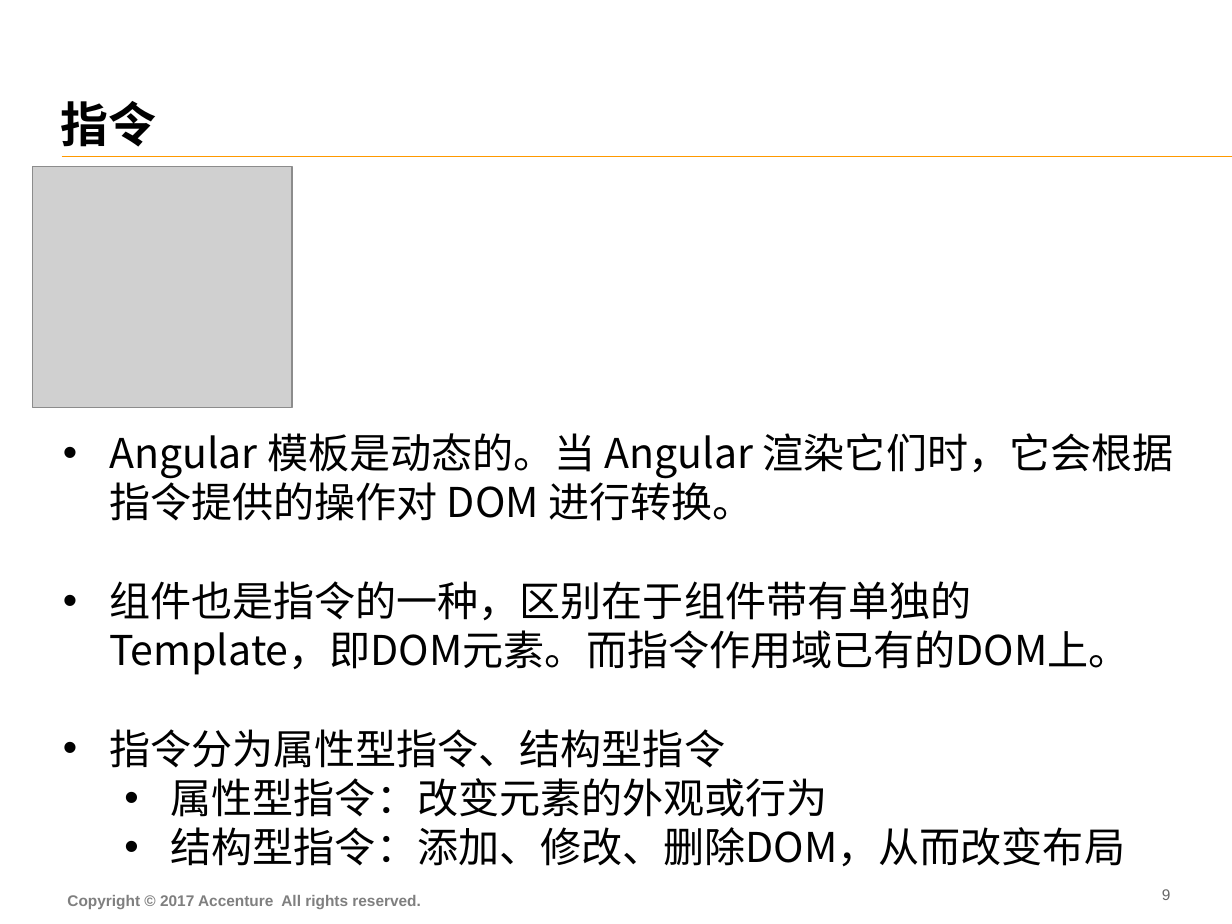
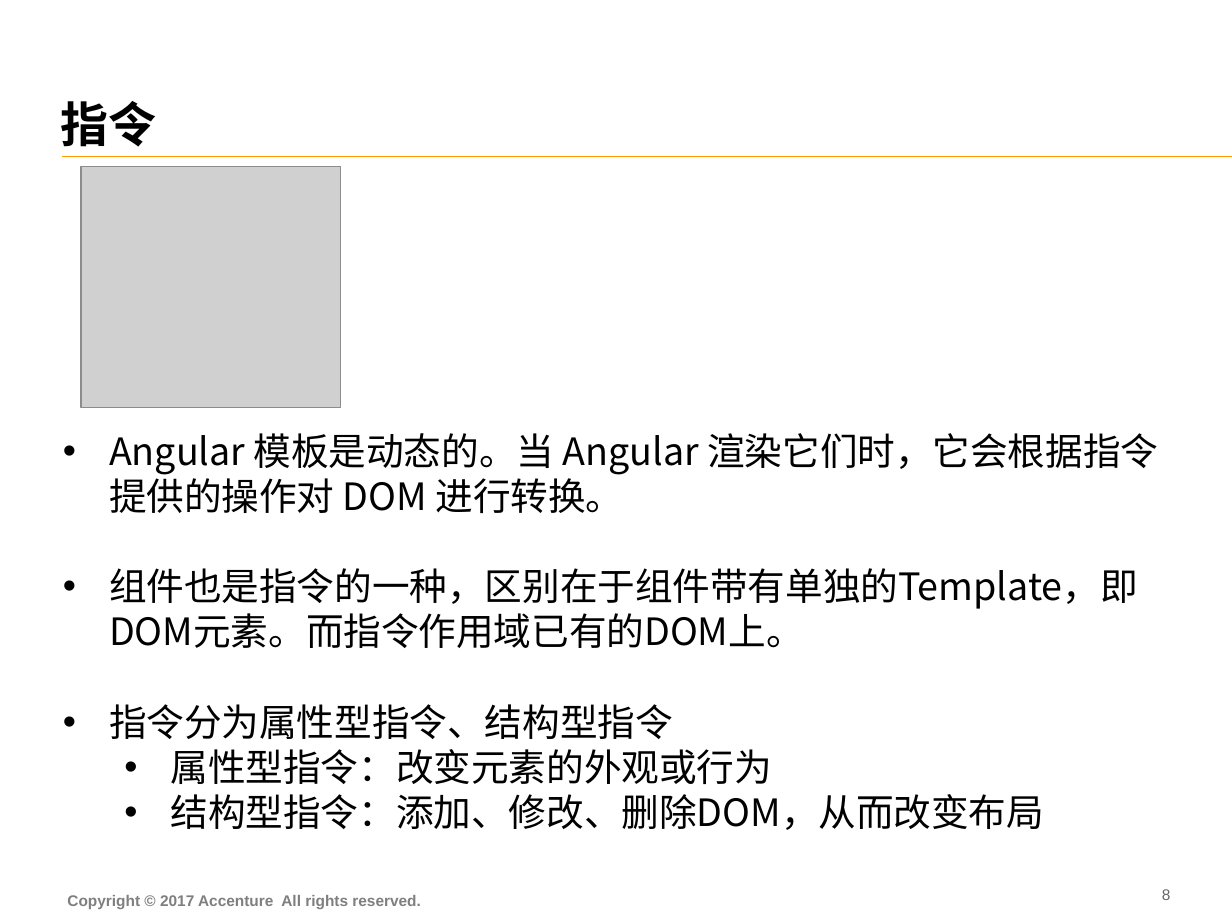
Before and after one commit to FS-Angular-Interest-Group/AngularTraining, a slide deck: slide 9 of PPT/03-Accenture-FS-Angular-Framework.pptx (slide 10 before the commit). Drawn at 1232x924 pixels with LibreOffice and Linux fonts; fonts in the diff are those of the drawing; grey boxes stand for pictures. Boxes give left, top, right and bottom in pixels: in the first picture for what was removed or moved away, otherwise in the second. Text is boxed around its words. In the diff, an @@ line names an element or a change of style, - is before the commit and + after.

Commit message:
Change FontSize of PPT

```diff
--- a/PPT/03-Accenture-FS-Angular-Framework.pptx
+++ b/PPT/03-Accenture-FS-Angular-Framework.pptx
@@ picture: place and size @@
-picture at [32,166,292,407]
+picture at [81,166,341,407]
@@ text "Angular 模板是动态的。当 Angular 渲染它们时，它会根据指令提供的操作对 DOM ..." at [109,433,1158,830]: size 24 to 22 pt @@
```
Also in this commit, not shown: 11 other slides changed, 1 slide removed, 2 other files.
